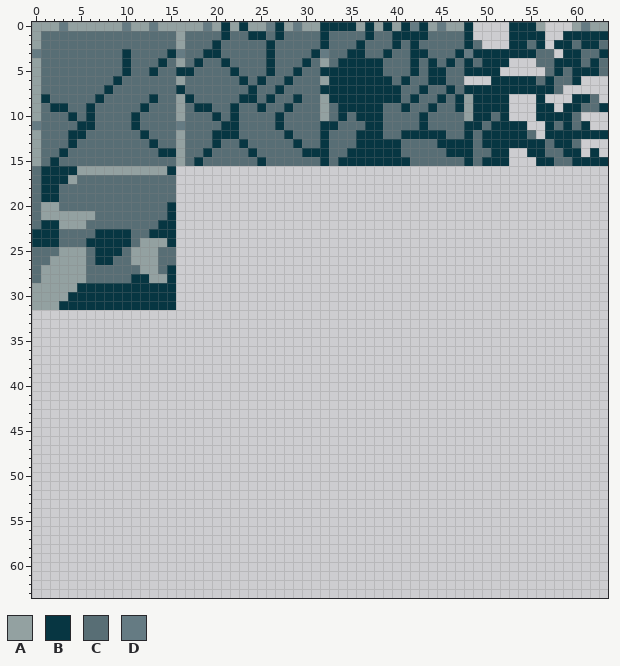
One commit to this pixel-art sprite: Assets/Sprites/CaveTileset.png. Above, as it was before the edit.
The file is 64x64 pixels.
Palette (. is transparent): A #93a1a1  B #073642  C #586e75  D #657b83
Pixels before (only the part around the change), first column x 0:
45 .......................
46 .......................
47 .......................
48 .......................
49 .......................
50 .......................
51 .......................
52 .......................
53 .......................
54 .......................
55 .......................
56 .......................
57 .......................
58 .......................
59 .......................
60 .......................
61 .......................
62 .......................
63 .......................
New version:
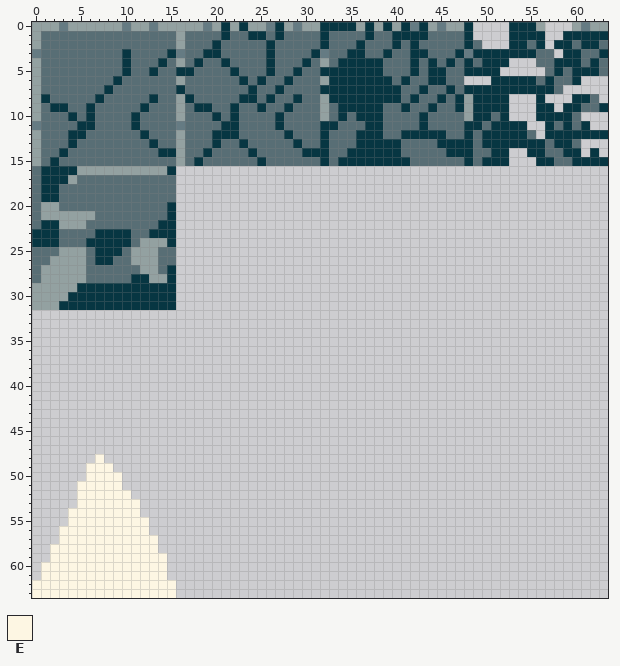
Colours new in this view: E #fdf6e3
What changed:
Changed rows in their new state; - is an unchanged pixel.
first column x 0:
48 -------E--------
49 ------EEE-------
50 ------EEEE------
51 -----EEEEE------
52 -----EEEEEE-----
53 -----EEEEEEE----
54 ----EEEEEEEE----
55 ----EEEEEEEEE---
56 ---EEEEEEEEEE---
57 ---EEEEEEEEEEE--
58 --EEEEEEEEEEEE--
59 --EEEEEEEEEEEEE-
60 -EEEEEEEEEEEEEE-
61 -EEEEEEEEEEEEEE-
62 EEEEEEEEEEEEEEEE
63 EEEEEEEEEEEEEEEE
